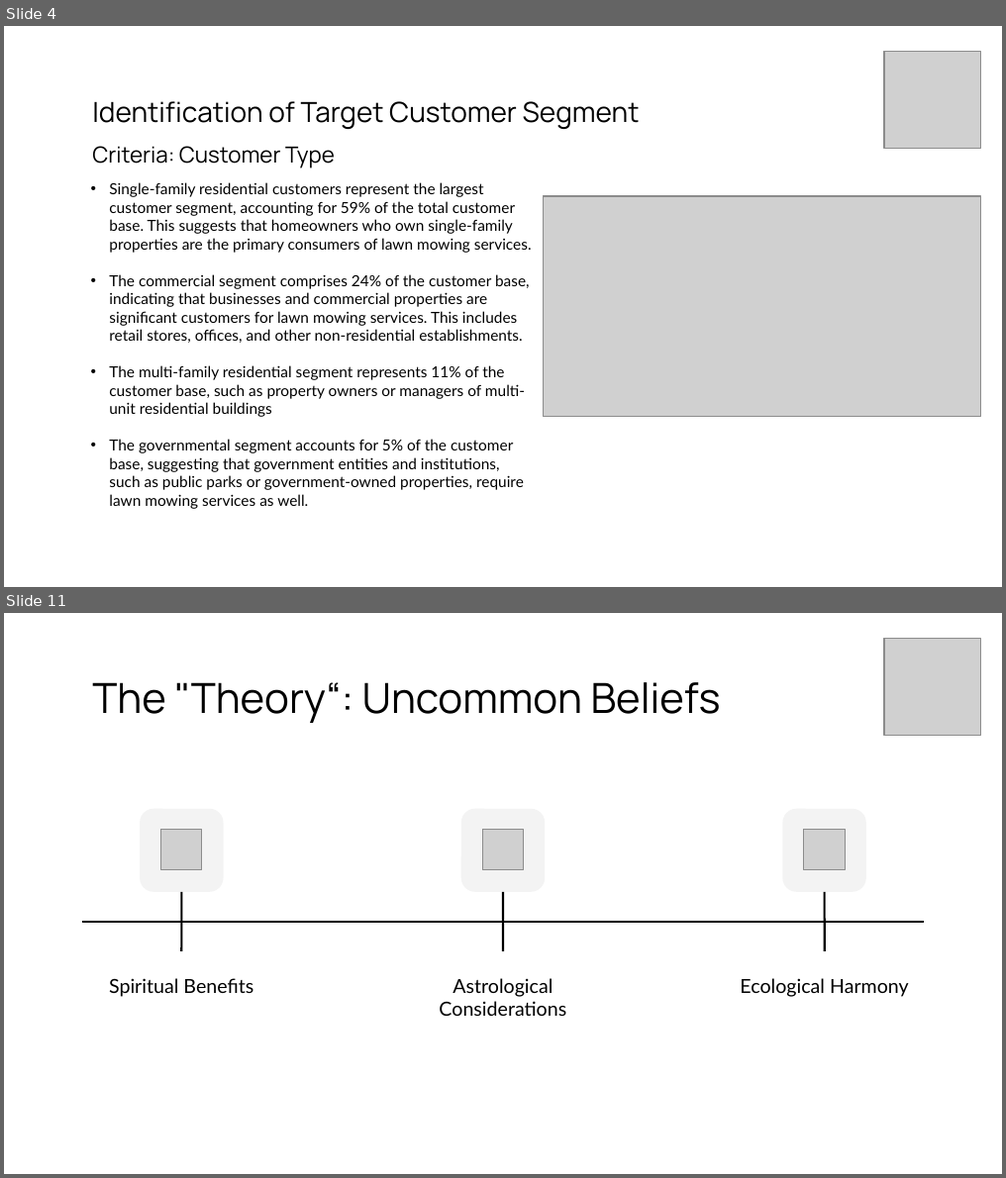
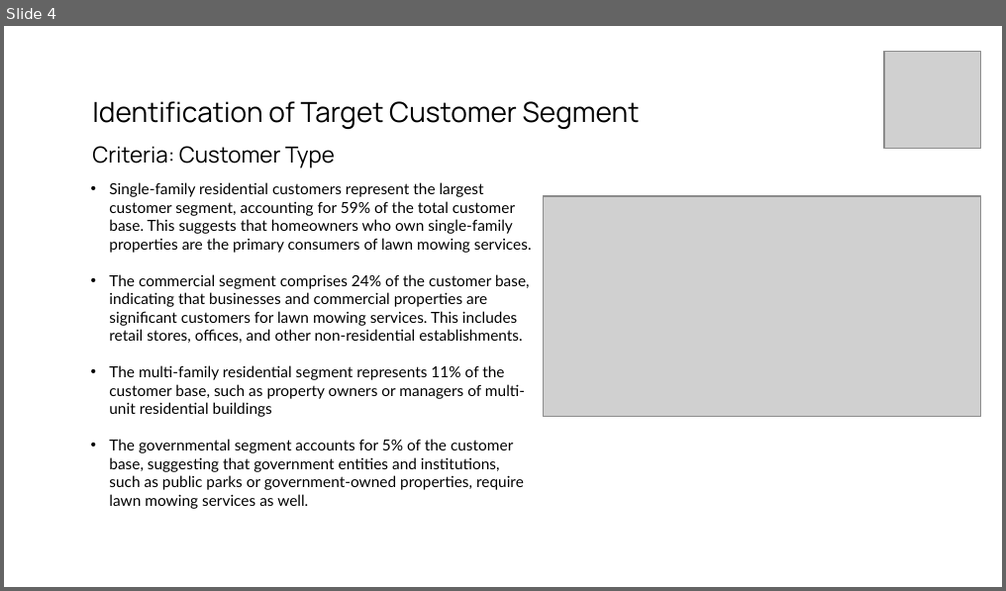
Before and after one commit to gasserahmed/VT-MIT, a slide deck: MGT5824-Tech-based Entrepreneurship/Assignments/Milestone #1 - AI Venture Concept Customer Discovery/gasser18-milestone1_customer_discovery_slides.pptx. Shown one above the other, each under a label of ours: slides 4 and 11 before the commit, slide 4 after it; the slides between them are not shown. The pictures are 1006x1178 and 1006x591 pixels, drawn with LibreOffice and Linux fonts; fonts in the diff are those of the drawing; grey boxes stand for pictures. Boxes give left, top, right and bottom in pixels: in the first picture for what was removed or moved away, otherwise in the second. Text is boxed around its words. In the diff, an @@ line names an element or a change of style, - is before the commit and + after.

```diff
--- a/MGT5824-Tech-based Entrepreneurship/Assignments/Milestone #1 - AI Venture Concept Customer Discovery/gasser18-milestone1_customer_discovery_slides.pptx
+++ b/MGT5824-Tech-based Entrepreneurship/Assignments/Milestone #1 - AI Venture Concept Customer Discovery/gasser18-milestone1_customer_discovery_slides.pptx
@@ slide 11 removed at (x1=4, y1=613, x2=1002, y2=1174), background #FFFFFF @@
@@ picture removed at (x1=884, y1=639, x2=981, y2=736) @@
@@ title removed at (x1=92, y1=682, x2=721, y2=723) @@
-The "Theory“: Uncommon Beliefs
@@ group removed at (x1=82, y1=809, x2=924, y2=997): 2 lines, 1 rounded rectangle, 1 text, 1 picture @@
-Spiritual Benefits
@@ group removed at (x1=439, y1=809, x2=566, y2=1016): 1 rounded rectangle, 1 text, 1 line, 1 picture @@
-Astrological Considerations
@@ group removed at (x1=740, y1=809, x2=909, y2=997): 1 rounded rectangle, 1 text, 1 line, 1 picture @@
-Ecological Harmony
```
Also in this commit, not shown: 3 slides changed, 4 slides added, 8 other slides removed, 5 other files.
